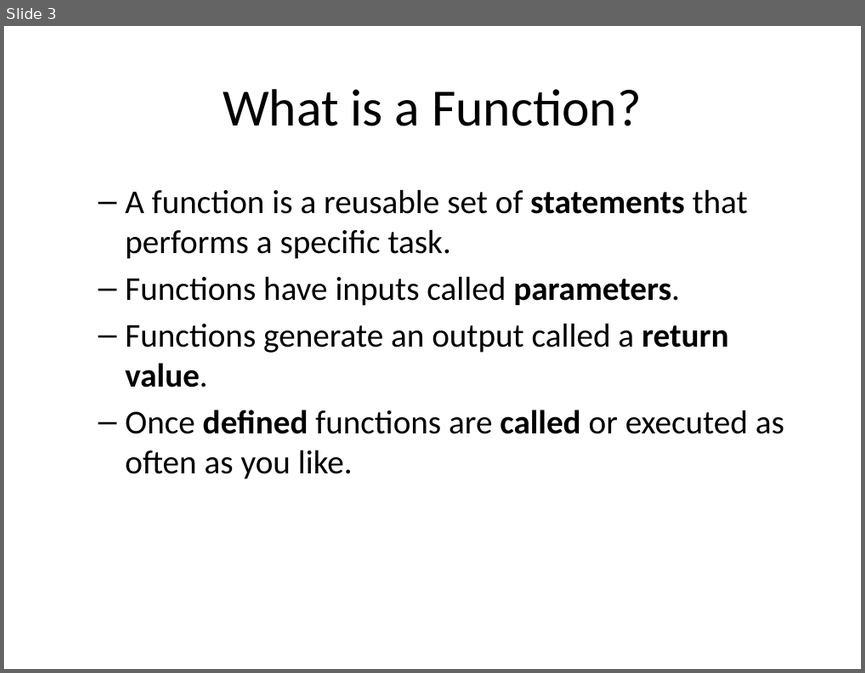
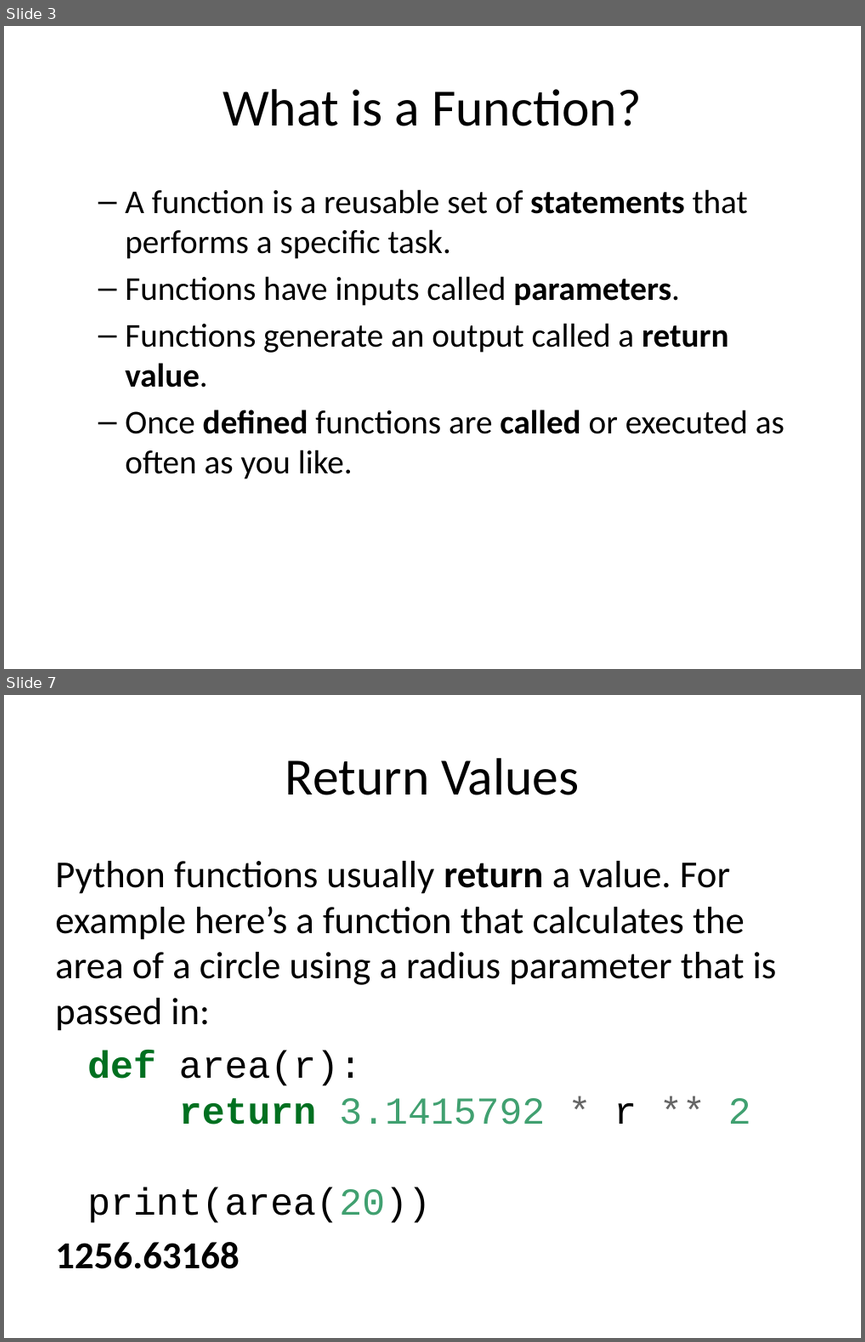
Before and after one commit to jwestgard/inst326, a slide deck: modules/module02/functions.pptx. Shown one above the other, each under a label of ours: slide 3 before the commit, slides 3 and 7 after it; the slides between them are not shown. The pictures are 865x673 and 865x1342 pixels, drawn with LibreOffice and Linux fonts; fonts in the diff are those of the drawing. Boxes give left, top, right and bottom in pixels: in the first picture for what was removed or moved away, otherwise in the second. Text is boxed around its words. In the diff, an @@ line names an element or a change of style, - is before the commit and + after.

```diff
--- a/modules/module02/functions.pptx
+++ b/modules/module02/functions.pptx
@@ slide 7 added at [4,695,861,1338], background #FFFFFF @@
@@ title added at [285,758,579,795], 44 pt, text #000000 @@
+Return Values
@@ text added at [55,861,777,1269], 32 pt, text #000000 @@
+Python functions usually return a value. For example here’s a function that calculates the area of a circle using a radius parameter that is passed in:
+def area(r):
+return 3.1415792 * r ** 2
+print(area(20))
+1256.63168
```
Also in this commit, not shown: 3 slides changed, 7 other slides added, 1 slide removed, 22 other files.
